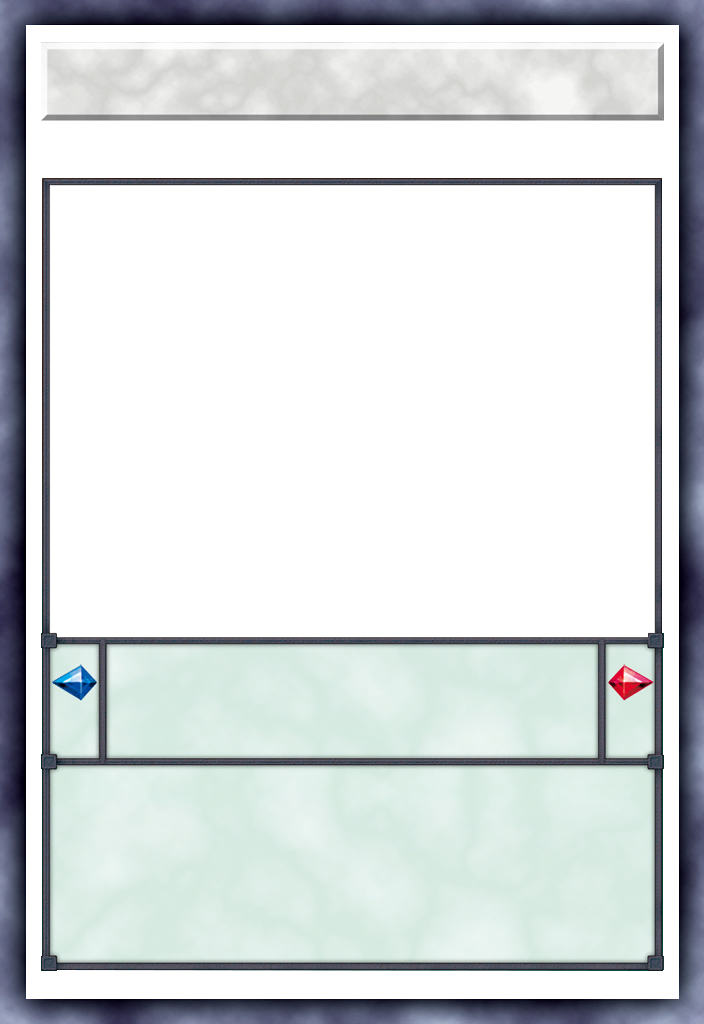
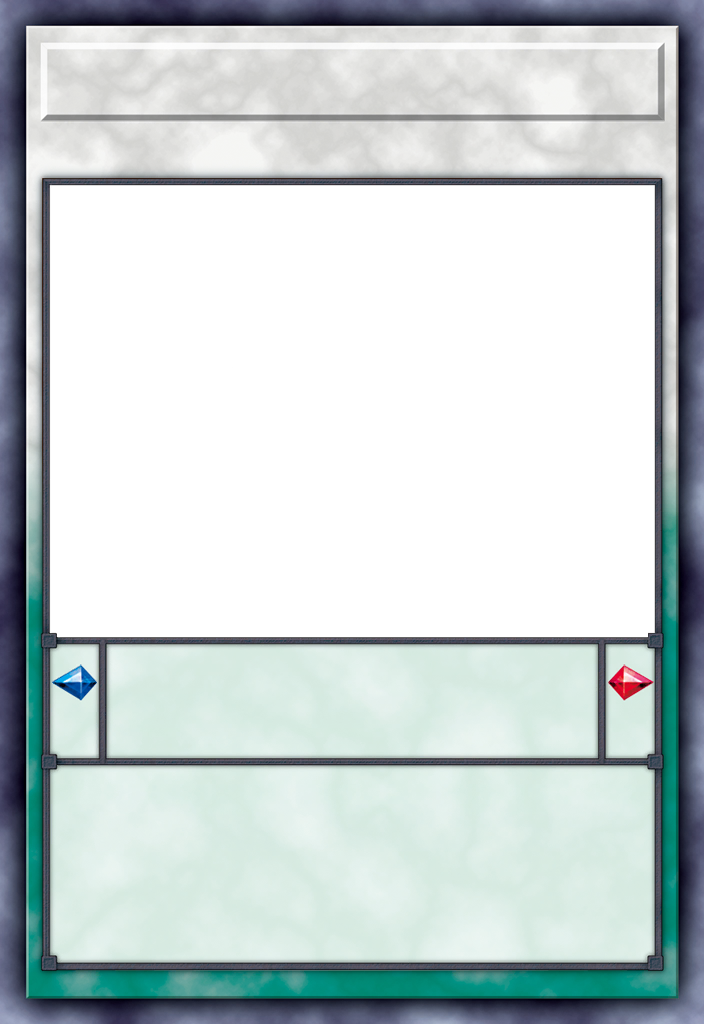
Layers edited between the first and the second 704px x 1024px image:
added layer "BackGround" above "EffBox" over <box>26,25,679,999</box>